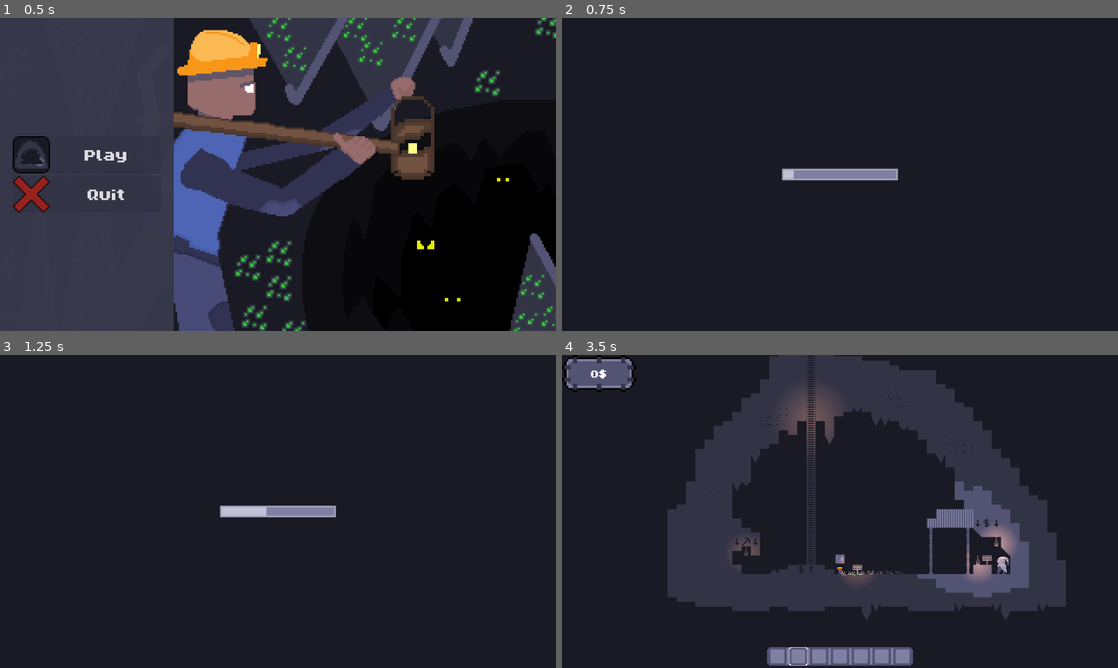
Above: before the commit, frames 1-4 (two rows, left to right).
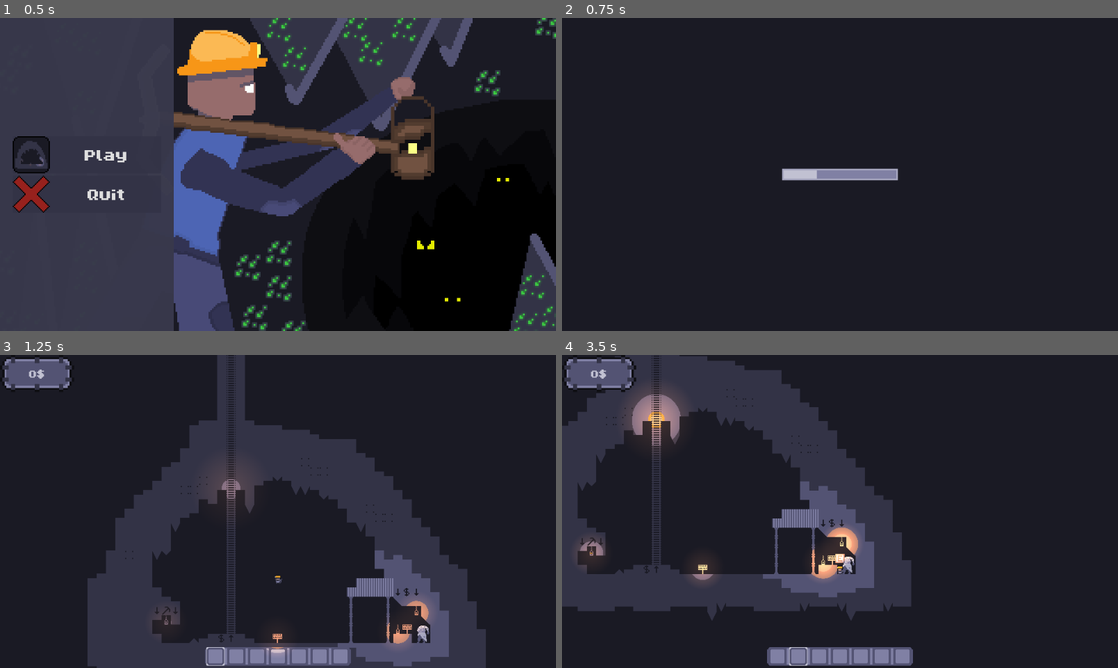
Above: after the commit, the same moments.

Repository: p4tk4n/UraniumMiner
Game: Godot game, scene res://scenes/main_menu.tscn
Same seed, same stepped clock (60 frames per second), same inputs: the game is played once before the commit and once after it. The engine's default icon, where the game draws it, is replaced by a stand-in: a white triangle on a blue panel in a dark square.
Inputs (mouse positions are in pixels of both pictures, inside the frame that each line leads up to):
- Up to frame 1 (0.5 s): no input
- Up to frame 2 (0.75 s): click "Play" at 0.5 s
- Up to frame 3 (1.25 s): no input
- Up to frame 4 (3.5 s): move the mouse to (962, 495) at 1.27 s; hold D (player_right) 1.28-2.78 s; tap E (player_interact) at 1.35 s; tap Space (player_jump) at 1.52, 2.27 s; move the mouse to (728, 527) at 2.02 s; tap Mouse wheel down (slot_down) at 2.1 s; move the mouse to (895, 442) at 2.77 s; hold A (player_left) from 2.78 s (still down); tap Mouse wheel up (slot_up) at 2.85 s

Frame 1 is identical in both runs. In frame 2, 0.1% of the frame differs, in the area x 41-46%, y 48-52%; in frame 3, 29%; in frame 4, 40%, in the area x 0-91%, y 0-100%.

Commit message:
palette shader type shii
yknow how ts goes homeboy shaders are the shii

Diff:
--- /dev/null
+++ b/uranium_miner/scenes/color_snap_shader.tscn
@@ -0,0 +1,30 @@
+[gd_scene load_steps=5 format=3 uid="uid://b0gr6v76knw52"]
+
+[ext_resource type="Script" uid="uid://dndottatnlabg" path="res://scripts/color_snap_shader.gd" id="1_fmayf"]
+[ext_resource type="Shader" uid="uid://otut8wblyvt8" path="res://shaders/color_snap.gdshader" id="1_pb3nd"]
+[ext_resource type="Texture2D" uid="uid://crapu003avvv3" path="res://sprites/color_snap_palette.png" id="2_fmayf"]
+
+[sub_resource type="ShaderMaterial" id="ShaderMaterial_plt5w"]
+shader = ExtResource("1_pb3nd")
+shader_parameter/palette = ExtResource("2_fmayf")
+
+[node name="ColorSnapShader" type="Control"]
+layout_mode = 3
+anchors_preset = 15
+anchor_right = 1.0
+anchor_bottom = 1.0
+grow_horizontal = 2
+grow_vertical = 2
+mouse_filter = 2
+script = ExtResource("1_fmayf")
+
+[node name="ColorRect" type="ColorRect" parent="."]
+unique_name_in_owner = true
+material = SubResource("ShaderMaterial_plt5w")
+layout_mode = 1
+anchors_preset = 15
+anchor_right = 1.0
+anchor_bottom = 1.0
+grow_horizontal = 2
+grow_vertical = 2
+mouse_filter = 2
--- a/uranium_miner/scenes/mine.tscn
+++ b/uranium_miner/scenes/mine.tscn
@@ -1,12 +1,14 @@
-[gd_scene load_steps=16 format=4 uid="uid://dy25koxdxtt30"]
+[gd_scene load_steps=18 format=4 uid="uid://dy25koxdxtt30"]
 
 [ext_resource type="Texture2D" uid="uid://drgoxh1on47k0" path="res://sprites/mine_spritesheet.png" id="1_kqr42"]
 [ext_resource type="Script" uid="uid://fn2aqq066iky" path="res://scripts/mine.gd" id="1_m55k0"]
 [ext_resource type="Texture2D" uid="uid://bcuqfdntqmmht" path="res://sprites/level_spritesheet.png" id="3_m55k0"]
+[ext_resource type="PackedScene" uid="uid://b0gr6v76knw52" path="res://scenes/color_snap_shader.tscn" id="4_21nlm"]
 [ext_resource type="Theme" uid="uid://cupo73i60fr6h" path="res://themes/control_theme.tres" id="4_gcxd8"]
 [ext_resource type="Texture2D" uid="uid://b4akfd2js1ns1" path="res://sprites/inventory_slot.png" id="4_j4qwv"]
 [ext_resource type="Theme" uid="uid://co0t04pkj8m4q" path="res://themes/button_theme.tres" id="5_7f736"]
 [ext_resource type="Texture2D" uid="uid://d24iq6drdtui8" path="res://sprites/resume_button.png" id="5_abhb0"]
+[ext_resource type="Texture2D" uid="uid://crapu003avvv3" path="res://sprites/color_snap_palette.png" id="5_plt5w"]
 [ext_resource type="Texture2D" uid="uid://dnlfwcpou76gh" path="res://sprites/cave_icon.png" id="6_kxfpg"]
 [ext_resource type="Texture2D" uid="uid://c8xn2c3ambcfq" path="res://sprites/entrance_icon.png" id="8_u4wor"]
 [ext_resource type="PackedScene" uid="uid://wvlrgn6cmtt6" path="res://scenes/cave_light.tscn" id="10_u4wor"]
@@ -289,6 +291,9 @@
 [node name="CollisionShape2D" type="CollisionShape2D" parent="ReturnSign"]
 shape = SubResource("CircleShape2D_m55k0")
 
+[node name="ColorSnapShader" parent="." instance=ExtResource("4_21nlm")]
+palette = ExtResource("5_plt5w")
+
 [node name="PauseMenu" type="CanvasLayer" parent="."]
 process_mode = 3
 visible = false
--- a/uranium_miner/scenes/player.tscn
+++ b/uranium_miner/scenes/player.tscn
@@ -13,6 +13,7 @@
 [ext_resource type="Texture2D" uid="uid://dlni8n4un5kb2" path="res://sprites/big_fall_effect.png" id="9_y4r1p"]
 [ext_resource type="Shader" uid="uid://cyd3u68e1tr5m" path="res://shaders/vignette.gdshader" id="10_jej6c"]
 [ext_resource type="Texture2D" uid="uid://cug5uo0cvgiyy" path="res://sprites/walk_trail_particle.png" id="11_d2wvv"]
+[ext_resource type="PackedScene" uid="uid://wvlrgn6cmtt6" path="res://scenes/cave_light.tscn" id="14_f1ej7"]
 
 [sub_resource type="CircleShape2D" id="CircleShape2D_g2els"]
 radius = 12.0
@@ -296,4 +297,6 @@
 sprite_frames = SubResource("SpriteFrames_smehm")
 animation = &"big_fall"
 
+[node name="CaveLight" parent="." instance=ExtResource("14_f1ej7")]
+
 [connection signal="timeout" from="MiningDelayTimer" to="." method="_on_mining_delay_timer_timeout"]
--- a/uranium_miner/scenes/upgrade_shop.tscn
+++ b/uranium_miner/scenes/upgrade_shop.tscn
@@ -1,10 +1,11 @@
-[gd_scene load_steps=16 format=4 uid="uid://b2jcwq61byocm"]
+[gd_scene load_steps=18 format=4 uid="uid://b2jcwq61byocm"]
 
 [ext_resource type="Script" uid="uid://d1gfkwdgkrjg5" path="res://scripts/upgrade_shop.gd" id="1_v8ny2"]
 [ext_resource type="Texture2D" uid="uid://bcuqfdntqmmht" path="res://sprites/level_spritesheet.png" id="2_mfja5"]
 [ext_resource type="PackedScene" uid="uid://bmg8m4gc6adp4" path="res://scenes/player.tscn" id="3_ya5xe"]
 [ext_resource type="PackedScene" uid="uid://wvlrgn6cmtt6" path="res://scenes/cave_light.tscn" id="4_ya5xe"]
 [ext_resource type="Texture2D" uid="uid://b4akfd2js1ns1" path="res://sprites/inventory_slot.png" id="5_qu5s7"]
+[ext_resource type="Texture2D" uid="uid://crapu003avvv3" path="res://sprites/color_snap_palette.png" id="6_gc2o6"]
 [ext_resource type="Theme" uid="uid://co0t04pkj8m4q" path="res://themes/button_theme.tres" id="6_o5je6"]
 [ext_resource type="Texture2D" uid="uid://d24iq6drdtui8" path="res://sprites/resume_button.png" id="7_lt0d2"]
 [ext_resource type="Texture2D" uid="uid://cbojuajek6ym" path="res://sprites/back_arrow.png" id="8_mndg8"]
@@ -12,6 +13,7 @@
 [ext_resource type="Texture2D" uid="uid://c65l2d2kxsohl" path="res://sprites/pickaxe_speed_upgrade.png" id="10_lt0d2"]
 [ext_resource type="Texture2D" uid="uid://bnkkp8welhwhk" path="res://sprites/mining_fortune_upgrade.png" id="11_mndg8"]
 [ext_resource type="Texture2D" uid="uid://cjxpbtl5tva1r" path="res://sprites/bomb_buy_table.png" id="12_q1psx"]
+[ext_resource type="PackedScene" uid="uid://b0gr6v76knw52" path="res://scenes/color_snap_shader.tscn" id="13_8goot"]
 
 [sub_resource type="TileSetAtlasSource" id="TileSetAtlasSource_54pk2"]
 texture = ExtResource("2_mfja5")
@@ -184,6 +186,9 @@
 [node name="CollisionShape2D" type="CollisionShape2D" parent="LevelEntrance"]
 shape = SubResource("CircleShape2D_ya5xe")
 
+[node name="ColorSnapShader" parent="." instance=ExtResource("13_8goot")]
+palette = ExtResource("6_gc2o6")
+
 [node name="PauseMenu" type="CanvasLayer" parent="."]
 process_mode = 3
 visible = false
--- a/uranium_miner/scenes/world.tscn
+++ b/uranium_miner/scenes/world.tscn
@@ -11,6 +11,8 @@
 [ext_resource type="Theme" uid="uid://co0t04pkj8m4q" path="res://themes/button_theme.tres" id="8_e3hyu"]
 [ext_resource type="Texture2D" uid="uid://d24iq6drdtui8" path="res://sprites/resume_button.png" id="9_q5onr"]
 [ext_resource type="Texture2D" uid="uid://cbojuajek6ym" path="res://sprites/back_arrow.png" id="10_jhx03"]
+[ext_resource type="PackedScene" uid="uid://b0gr6v76knw52" path="res://scenes/color_snap_shader.tscn" id="12_jhx03"]
+[ext_resource type="Texture2D" uid="uid://crapu003avvv3" path="res://sprites/color_snap_palette.png" id="13_o8fc1"]
 
 [sub_resource type="TileSetAtlasSource" id="TileSetAtlasSource_w7kh3"]
 texture = ExtResource("2_rwgxs")
@@ -260,6 +262,11 @@
 [node name="CaveLightSign" parent="CaveLights" instance=ExtResource("6_qfnet")]
 position = Vector2(312, 565)
 
+[node name="GlobalShaders" type="CanvasLayer" parent="."]
+
+[node name="ColorSnapShader" parent="GlobalShaders" instance=ExtResource("12_jhx03")]
+palette = ExtResource("13_o8fc1")
+
 [connection signal="area_entered" from="CaveEntrance" to="." method="_on_cave_entrance_area_entered"]
 [connection signal="area_exited" from="CaveEntrance" to="." method="_on_cave_entrance_area_exited"]
 [connection signal="area_entered" from="TutorialSign" to="." method="_on_tutorial_sign_area_entered"]
--- /dev/null
+++ b/uranium_miner/scripts/color_snap_shader.gd
@@ -0,0 +1,8 @@
+extends Control
+
+@onready var color_rect: ColorRect = %ColorRect
+@export var palette: Texture2D
+
+func _ready() -> void:
+	var material = color_rect.material as ShaderMaterial
+	material.set_shader_parameter("palette", palette)
--- a/uranium_miner/scripts/global.gd
+++ b/uranium_miner/scripts/global.gd
@@ -15,7 +15,7 @@
 var oncoming_scene: NodePath
 
 var player_stats = {
-	"mining_speed": 0.0, #2.0 def
+	"mining_speed": 2.0, #2.0 def
 	"mining_fortune": 1 #1 def
 }
 
--- a/uranium_miner/scripts/loading_screen.gd
+++ b/uranium_miner/scripts/loading_screen.gd
@@ -6,7 +6,7 @@
 var scene_name
 var scene_load_status = 0.0
 var can_load = false
-var load_speed = 1.0
+var load_speed = 200.0
 
 func _ready() -> void:
 	scene_name = global.oncoming_scene
@@ -17,7 +17,7 @@
 
 func _process(delta: float) -> void:
 	scene_load_status = ResourceLoader.load_threaded_get_status(scene_name,progress)
-	loading_bar.value += load_speed
+	loading_bar.value += load_speed * delta
 
 	if loading_bar.value >= 100:
 		can_load = true
--- /dev/null
+++ b/uranium_miner/shaders/color_snap.gdshader
@@ -0,0 +1,24 @@
+shader_type canvas_item;
+
+uniform sampler2D palette : hint_default_transparent;
+uniform sampler2D screen_texture : hint_screen_texture, repeat_disable, filter_nearest;
+
+void fragment() {
+	// Called for every pixel the material is visible on.
+	int palette_size = textureSize(palette, 0).x;
+	vec4 color = texture(screen_texture, SCREEN_UV);
+	vec4 new_color = vec4(.0);
+
+	for (int i = 0; i < palette_size; i++){
+		float color_uv_width = 1.0 / float(palette_size);
+		float palette_uv_x = color_uv_width * (float(i) + 0.5);
+		float palette_uv_y = 0.5;
+
+		vec4 palette_color = texture(palette, vec2(palette_uv_x,palette_uv_y));
+		if (distance(palette_color,color) < distance(new_color, color)) {
+			new_color = palette_color;
+		}
+
+	}
+	COLOR = new_color;
+}
Not shown, changed: uranium_miner/export_presets.cfg
Not shown: 1 places in uranium_miner/scenes/player.tscn that only renumber resources
Not shown: 1 places in uranium_miner/scenes/world.tscn that only renumber resources
Not shown, added: uranium_miner/scripts/color_snap_shader.gd.uid
Not shown, added: uranium_miner/shaders/color_snap.gdshader.uid
Binary file added: uranium_miner/sprites/color_snap_palette.png
Not shown, added: uranium_miner/sprites/color_snap_palette.png.import
Not shown, added: Releases/BETA-3.0/UraniumMiner-BETA-3.0.zip
Not shown, added: Releases/BETA-3.0/UraniumMiner-BETA.console.exe
Not shown, added: Releases/BETA-3.0/UraniumMiner-BETA.exe
Not shown, added: Releases/BETA-3.0/UraniumMiner-BETA.pck
